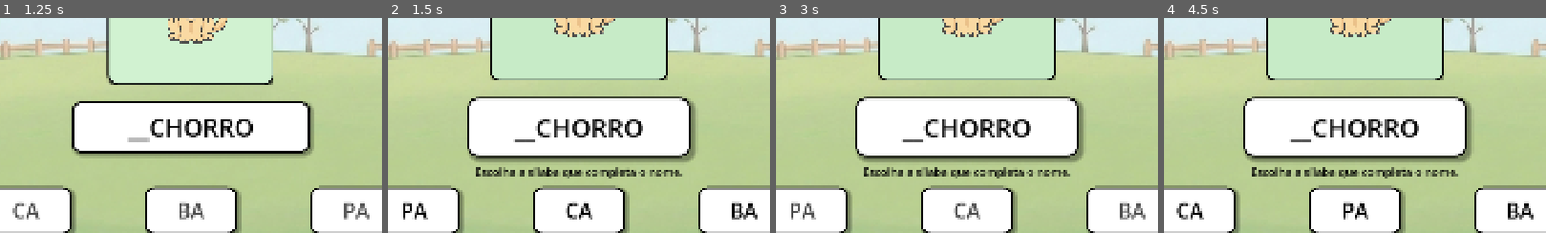
Above: before the commit, frames 1-4 (left to right).
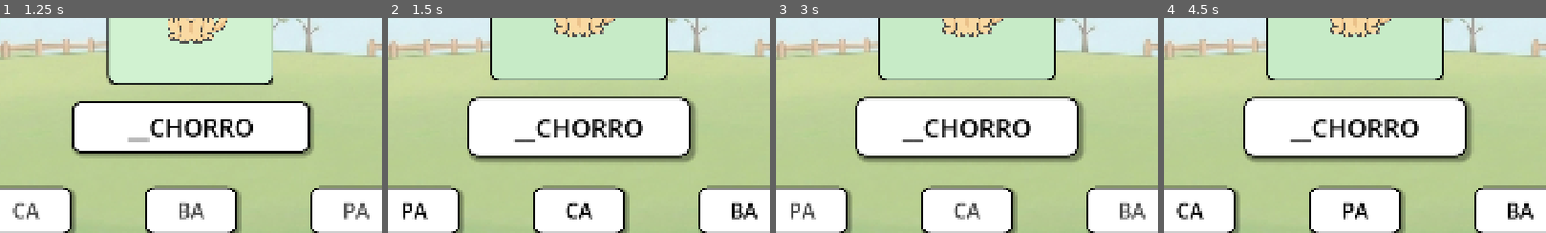
Above: after the commit, the same moments.

Repository: AugustoSalvego/Zoo_Game
Game: Godot game, scene res://scenes/Menu.tscn
Same seed, same stepped clock (60 frames per second), same inputs: the game is played once before the commit and once after it.
Inputs:
- Up to frame 1 (1.25 s): click "JOGAR" at 0.5 s
- Up to frame 2 (1.5 s): click "PULAR" at 1.25 s
- Up to frame 3 (3 s): click "🔊" at 2 s; click "PA" at 2.75 s
- Up to frame 4 (4.5 s): click "↩" at 3.5 s; click "JOGAR" at 4.25 s
The pictures show only the part of the screen within x 25-75%, y 37-87%; the shares and areas given below are measured in that part.

Frame 1 is identical in both runs. In frame 2, 1.4% of the frame differs, in the area x 23-77%, y 69-75%; in frame 3, 1.4%; in frame 4, 1.4%.

Commit message:
refine: simplify in-game guidance

Diff:
--- a/scripts/jogo.gd
+++ b/scripts/jogo.gd
@@ -52,7 +52,6 @@
 	btn2.pressed.connect(func(): verificar_resposta(btn2, btn2.text))
 	btn3.pressed.connect(func(): verificar_resposta(btn3, btn3.text))
 	btn_reiniciar.pressed.connect(reiniciar_jogo)
-
 
 	btn_reiniciar.hide()
 	carregar_fase(true)
@@ -150,10 +149,12 @@
 
 	btn_ajuda = criar_botao_topo("?", Vector2(124, 24))
 	btn_ajuda.pressed.connect(abrir_tutorial)
+	btn_ajuda.tooltip_text = "Como jogar"
 	btn_ajuda.mouse_entered.connect(func(): audio.play_voice("ui_help"))
 
 	btn_repetir = criar_botao_topo("🔊", Vector2(224, 24))
 	btn_repetir.pressed.connect(repetir_instrucao)
+	btn_repetir.tooltip_text = "Ouvir o nome do animal novamente"
 
 	btn_volume = Button.new()
 	btn_volume.set_anchors_preset(Control.PRESET_TOP_RIGHT)
@@ -225,7 +226,7 @@
 	btn_reiniciar.hide()
 	btn_menu_final.hide()
 	lbl_palavra.text = fase["incompleto"]
-	instruction_label.text = "Escolha a sílaba que completa o nome."
+	instruction_label.text = ""
 	estilizar_painel(caixa_palavra, Color.WHITE)
 	img_animal.texture = load(fase["imagem"])
 	atualizar_progresso()
@@ -249,9 +250,6 @@
 		return
 	var fase = fases[fase_atual]
 	await audio.play_word_and_wait(fase["animal"], 1.0)
-	if fase_atual >= fases.size():
-		return
-	await audio.speak_and_wait("instruction_choose_syllable", 1.6)
 
 func repetir_instrucao() -> void:
 	if fase_atual >= fases.size():
